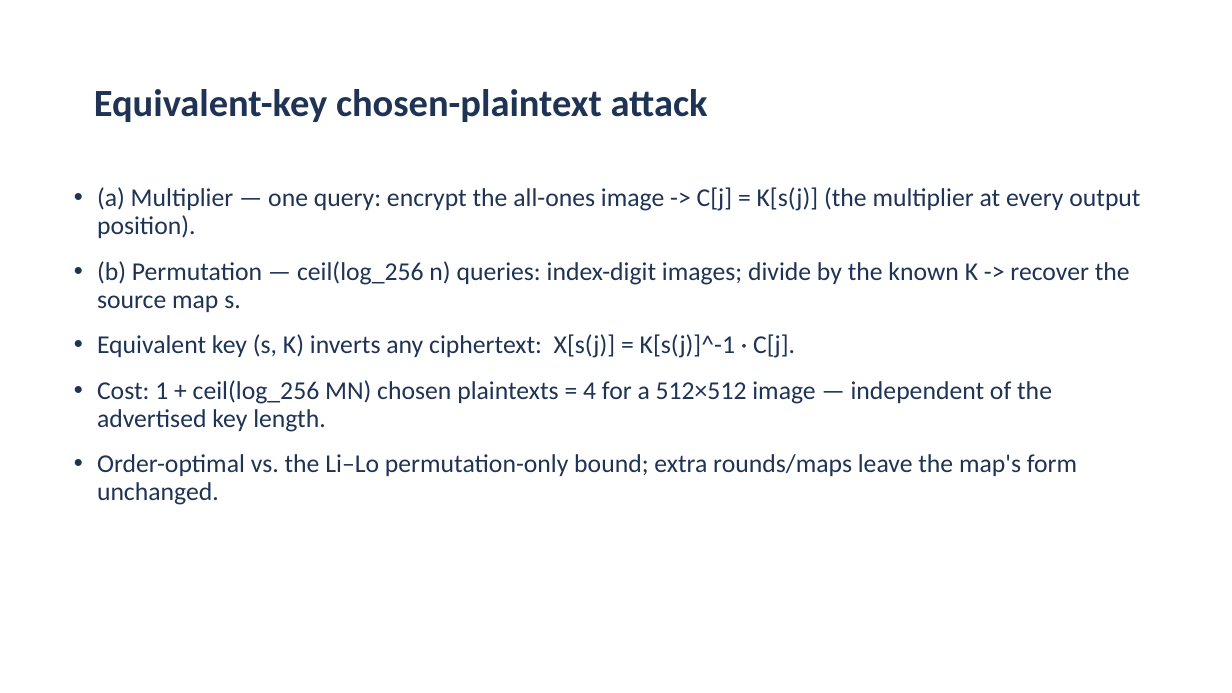
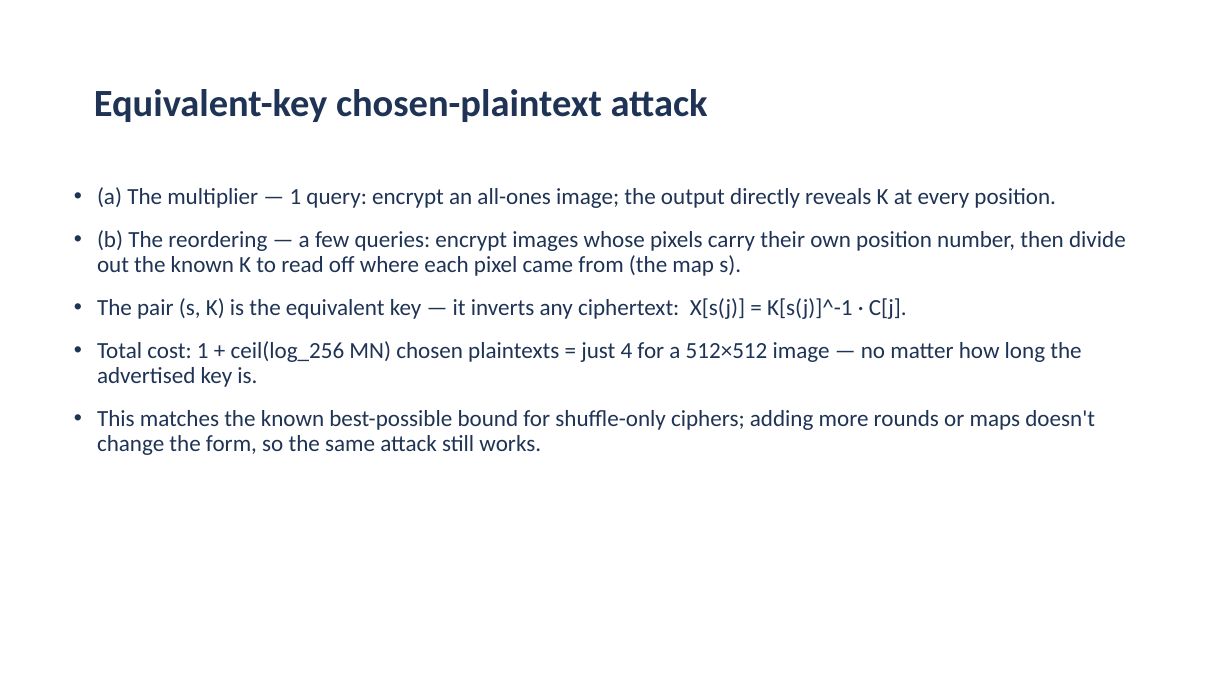
Before and after one commit to aiparallel0/chaoscrypt, a slide deck: slide 5 of papers/paper1-chaos-cpa/presentation.pptx. Drawn at 1232x693 pixels with LibreOffice and Linux fonts; fonts in the diff are those of the drawing; background and template pictures are left out. Boxes give left, top, right and bottom in pixels: in the first picture for what was removed or moved away, otherwise in the second. Text is boxed around its words. In the diff, an @@ line names an element or a change of style, - is before the commit and + after.

```diff
--- a/papers/paper1-chaos-cpa/presentation.pptx
+++ b/papers/paper1-chaos-cpa/presentation.pptx
@@ text at (97, 187, 1126, 455): text changed; size 20 to 18 pt @@
-• (a) Multiplier — one query: encrypt the all-ones image -> C[j] = K[s(j)] (the multiplier at every output position).
-• (b) Permutation — ceil(log_256 n) queries: index-digit images; divide by the known K -> recover the source map s.
-• Equivalent key (s, K) inverts any ciphertext: X[s(j)] = K[s(j)]^-1 · C[j].
-• Cost: 1 + ceil(log_256 MN) chosen plaintexts = 4 for a 512×512 image — independent of the advertised key length.
-• Order-optimal vs. the Li–Lo permutation-only bound; extra rounds/maps leave the map's form unchanged.
+• (a) The multiplier — 1 query: encrypt an all-ones image; the output directly reveals K at every position.
+• (b) The reordering — a few queries: encrypt images whose pixels carry their own position number, then divide out the known K to read off where each pixel came from (the map s).
+• The pair (s, K) is the equivalent key — it inverts any ciphertext: X[s(j)] = K[s(j)]^-1 · C[j].
+• Total cost: 1 + ceil(log_256 MN) chosen plaintexts = just 4 for a 512×512 image — no matter how long the advertised key is.
+• This matches the known best-possible bound for shuffle-only ciphers; adding more rounds or maps doesn't change the form, so the same attack still works.
```
Also in this commit, not shown: 12 other slides changed, 2 other files.
